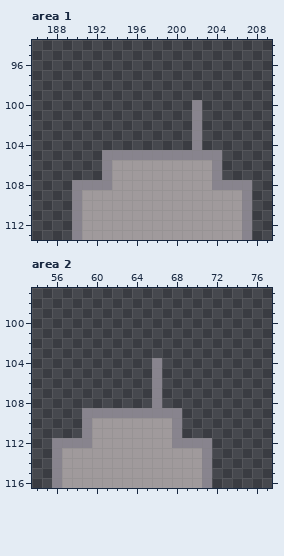
Edited in one commit: pixel-art file (BillusBucket/Assets/Sources/rooftop-scenery.aseprite). Above: the version before the commit.
320x180 pixels, 1 frame. Colours within 5 levels of each other are drawn and written as one. Shown: area 1: x 186..209, y 94..113; area 2: x 54..77, y 97..116. The commit also changed other parts of the picture, which this record leaves out.
Now the later version:
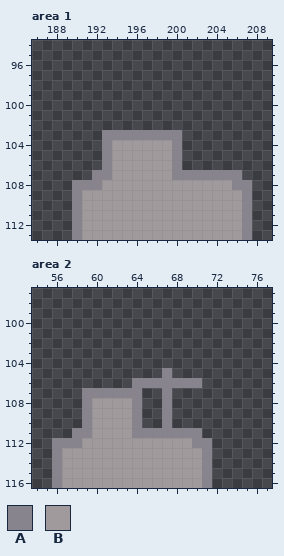
Palette (. is transparent): A #88848e  B #a09a9c
Edits made:
Area 1:
The edit adds colour A in row 103 at x 193 to 200; in row 104 at x 193 and 200; in row 107 at x 192 and 205 to 206.
Colour B gives way to colour A in row 106 at x 200; in row 107 at x 200 to 203.
The edit adds colour B in row 104 at x 194 to 199.
Colour A gives way to colour B in row 105 at x 194 to 199; in row 108 at x 193 and 204 to 205.
Colour A is removed in rows 100 to 104 at x 202; in row 105 at x 201 to 204; in row 106 at x 204.
Colour B is removed in row 106 at x 201 to 203.
Area 2:
The edit adds colour A in row 105 at x 67; in row 106 at x 64 to 65 and 67 to 70; in row 107 at x 59 to 64 and 67; in row 108 at x 59, 64 and 67; in row 111 at x 58 and 69 to 70.
Colour B gives way to colour A in row 110 at x 64 and 67; in row 111 at x 64 to 67.
The edit adds colour B in row 108 at x 60 to 63.
Colour A gives way to colour B in row 109 at x 60 to 63; in row 112 at x 59 and 68 to 69.
Colour A is removed in rows 104 to 105 at x 66; in rows 107 to 108 at x 66; in row 109 at x 65 to 66 and 68; in row 110 at x 68.
Colour B is removed in row 110 at x 65 to 66.
